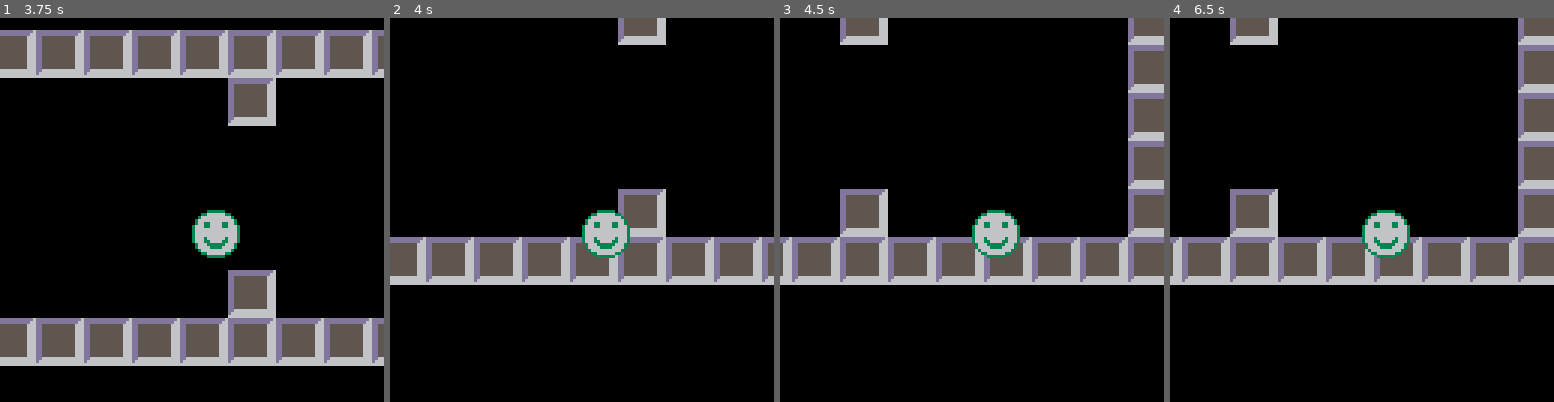
Above: before the commit, frames 1-4 (left to right).
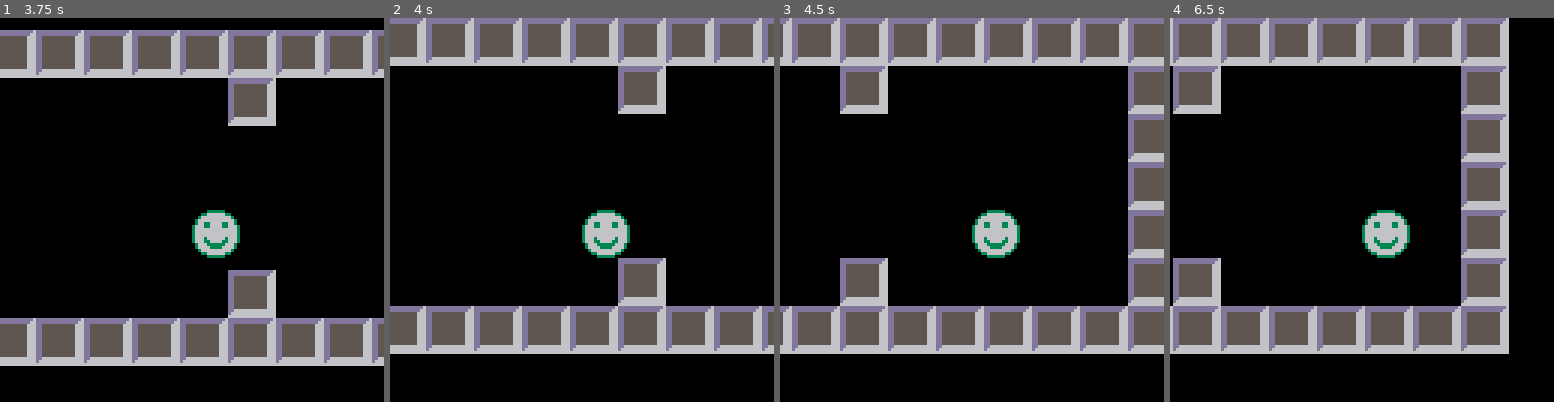
Above: after the commit, the same moments.

Repository: alixnovosi/boxventure
Game: PICO-8 cartridge boxventure.p8
Two runs of this game, one before a commit and one after it. Both use one fixed random seed, a clock stepped at 60 frames per second and the inputs below.
Inputs:
- Up to frame 1 (3.75 s): tap X (X key) at 0.33, 1.07, 1.85, 2.97 s; tap O (Z key) at 0.7, 1.7, 2.1, 2.5, 2.9, 3.3, 3.7 s; hold Right 1.6-2.1 s; hold Up 2.15-2.42 s; hold Right 2.47-3.03 s; hold Left 3.08-3.58 s; hold Down from 3.63 s (still down)
- Up to frame 2 (4 s): release Down at 3.97 s
- Up to frame 3 (4.5 s): hold Right from 4.02 s (still down); tap X (X key) at 4.08 s; tap O (Z key) at 4.1 s
- Up to frame 4 (6.5 s): tap O (Z key) every 0.4 s from 4.5 to 6.1 s; release Right at 4.68 s; hold Up 4.73-5.03 s; hold Left 5.08-5.68 s; tap X (X key) at 5.2, 6.32 s; hold Down 5.73-6.03 s; hold Right from 6.08 s (still down)

Frame 1 is identical in both runs. In frame 2, 40% of the frame differs, in the area x 0-100%, y 0-88%; in frame 3, 41%; in frame 4, 48%.

Commit message:
fix collision

Diff:
--- a/boxventure.p8
+++ b/boxventure.p8
@@ -49,12 +49,12 @@
 function apply_player_move(dx, dy)
     player_left = flr(player.x + (cell_size / 2) - (player.width / 2))
     player_top = flr(player.y + (cell_size / 2) - (player.height / 2))
-    player_right = flr(player.x + (cell_size / 2) + (player.width / 2)) - 1
-    player_bottom = flr(player.y + (cell_size / 2) + (player.height / 2)) - 1
+    player_right = flr(player.x + (cell_size / 2) + (player.width / 2))
+    player_bottom = flr(player.y + (cell_size / 2) + (player.height / 2))
 
     -- get rows we're in
-    top_row = flr(player_top / cell_size)
-    bottom_row = flr(player_bottom / cell_size)
+    top_row = to_cell_inclusive(player_top)
+    bottom_row = to_cell_exclusive(player_bottom)
 
     rows = {}
     rows[1] = top_row
@@ -65,8 +65,8 @@
     end
 
     -- get cols we're in
-    left_col = flr(player_left / cell_size)
-    right_col = flr(player_right / cell_size)
+    left_col = to_cell_inclusive(player_left)
+    right_col = to_cell_exclusive(player_right)
 
     cols = {}
     cols[1] = left_col
@@ -171,6 +171,14 @@
             end
         end
     end
+end
+
+function to_cell_inclusive(pixel)
+    return flr(pixel / cell_size)
+end
+
+function to_cell_exclusive(pixel)
+    return flr((pixel-1) / cell_size)
 end
 
 function is_collidable(cell_x, cell_y)
